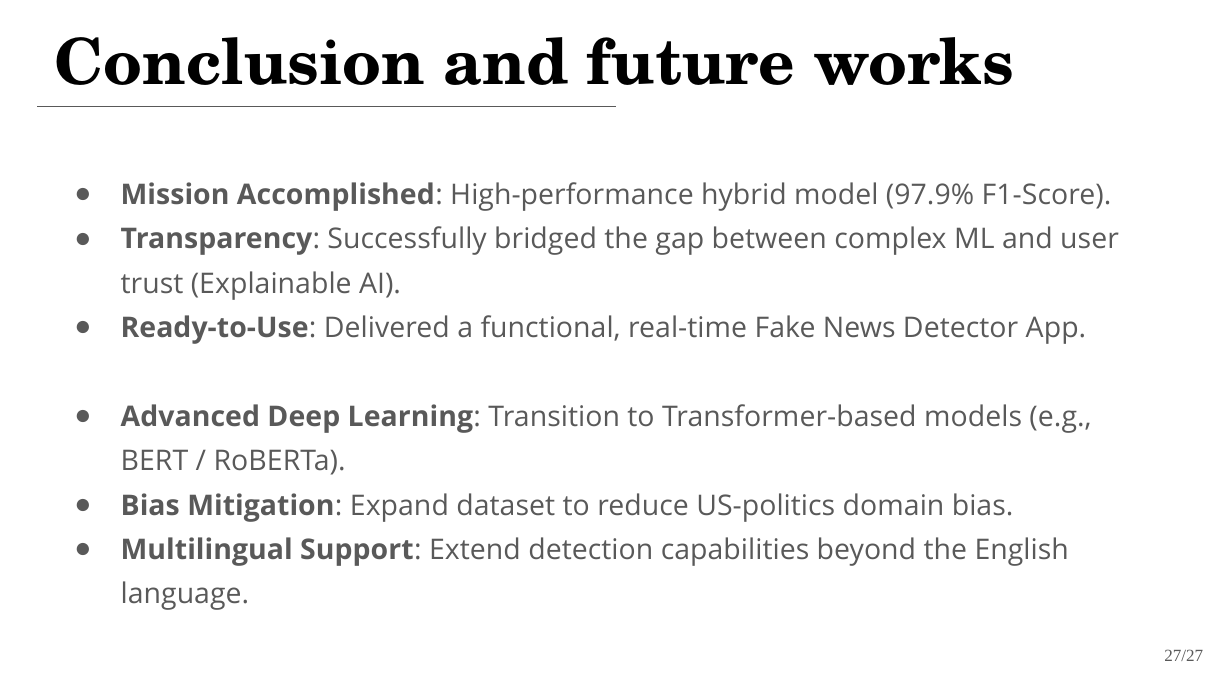
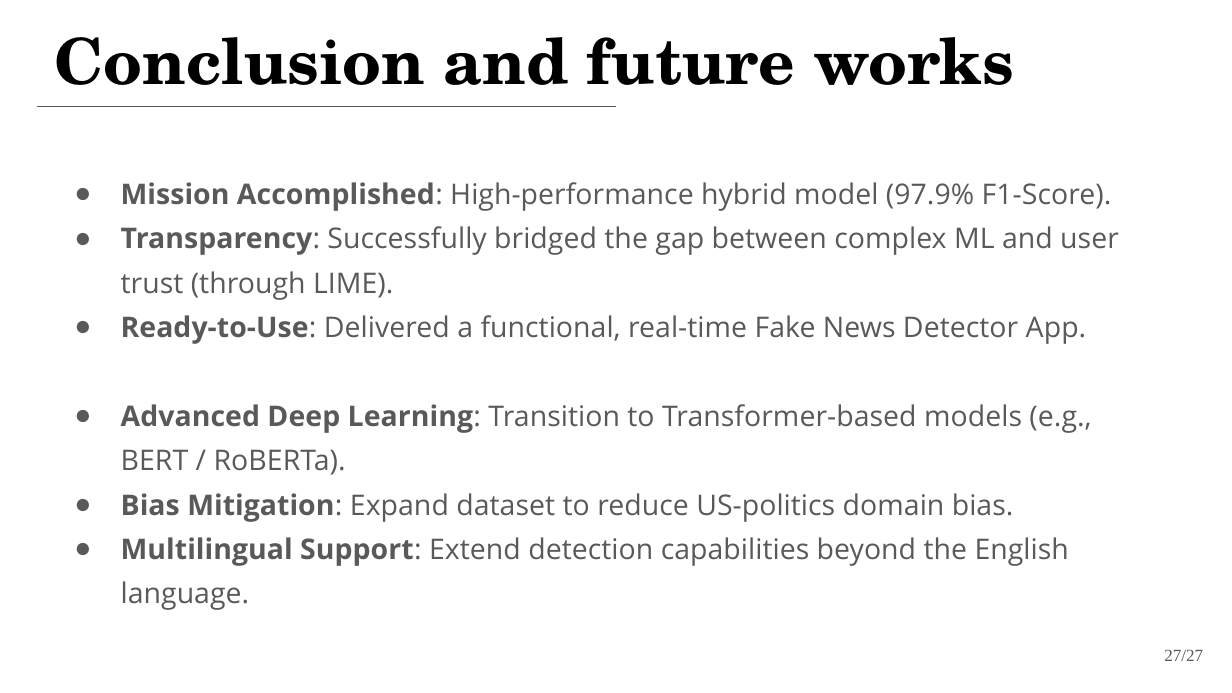
Before and after one commit to jackomazi/data-mining-and-machine-learning-project, a slide deck: slide 24 of fake_news_detector_presentation.pptx. Drawn at 1232x693 pixels with LibreOffice and Linux fonts; fonts in the diff are those of the drawing. Boxes give left, top, right and bottom in pixels: in the first picture for what was removed or moved away, otherwise in the second. Text is boxed around its words. In the diff, an @@ line names an element or a change of style, - is before the commit and + after.

```diff
--- a/fake_news_detector_presentation.pptx
+++ b/fake_news_detector_presentation.pptx
@@ text at bbox=[121, 226, 1119, 300]: text changed @@
-● Transparency: Successfully bridged the gap between complex ML and user trust (Explainable AI).
+● Transparency: Successfully bridged the gap between complex ML and user trust (through LIME).
```
Also in this commit, not shown: 3 other slides changed, 1 other file.
